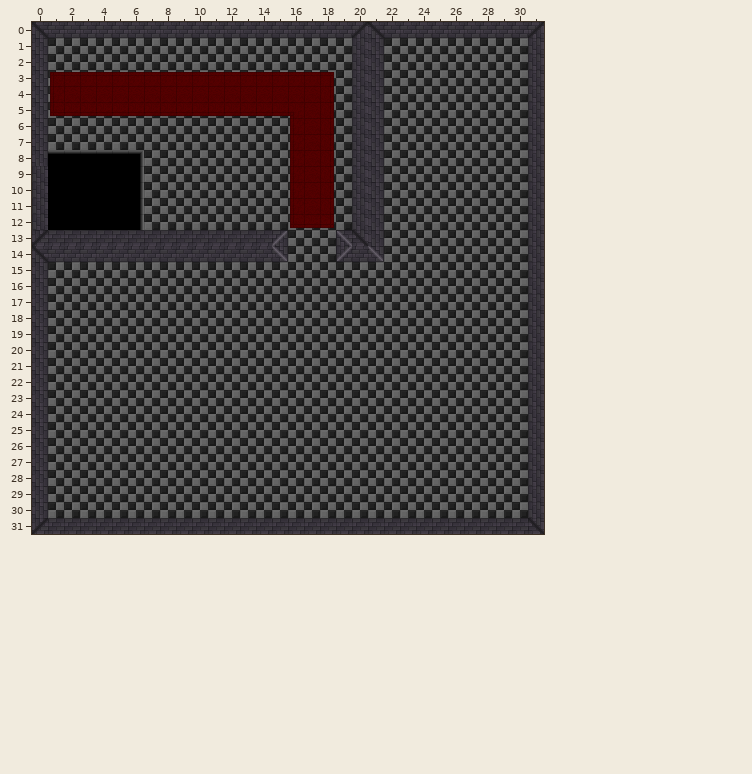
A Tiled map gets an edit: assets/maps/test2.tmx. Above, as it was before the edit.
Cells are 16x16 px. Shown: x 0..31, y 0..31.
The same view after the edit:
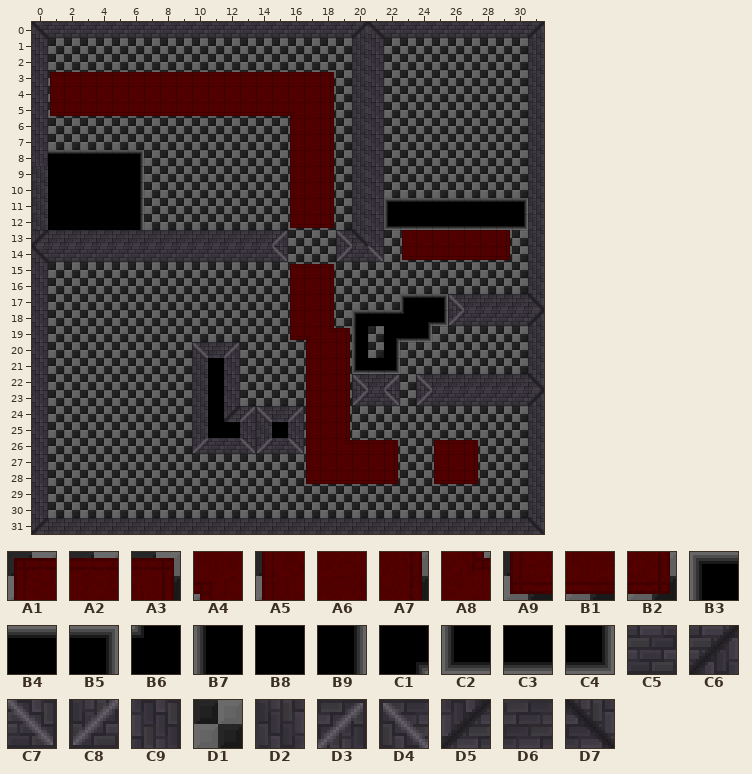
Key: from "Mansion Floor": A1 0, A2 1, A3 2, A4 4, A5 5, A6 6, A7 7, A8 8, A9 10, B1 11, B2 12; from "The Pits": B3 0, B4 1, B5 2, B6 3, B7 5, B8 6, B9 7, C1 9, C2 10, C3 11, C4 12; from "mansion-walls": C5 1, C6 2, C7 3, C8 4, C9 5, D1 6, D2 7, D3 8, D4 9, D5 10, D6 11, D7 12.
__ is an empty cell.
Tiles replaced or removed in this view: D1, D2.
Changes in this commit:
Changed rows in their new state; .. is an unchanged cell.
Layer "Tile Layer 1":
first column x 10:
11 .. .. .. .. .. .. .. .. .. .. .. .. B3 B4 B4 B4 B4 B4 B4 B4 B5 ..
12 .. .. .. .. .. .. .. .. .. .. .. .. C2 C3 C3 C3 C3 C3 C3 C3 C4 ..
13 .. .. .. .. .. .. .. .. .. .. .. .. .. A5 A6 A6 A6 A6 A6 A7 .. ..
14 .. .. .. .. .. .. .. .. .. .. .. .. .. A9 B1 B1 B1 B1 B1 B2 .. ..
15 .. .. .. .. .. .. A1 A2 A3 .. .. .. .. .. .. .. .. .. .. .. .. ..
16 .. .. .. .. .. .. A5 A6 A7 .. .. .. .. .. .. .. .. .. .. .. .. ..
17 .. .. .. .. .. .. A5 A6 A7 .. .. .. .. B3 B4 B5 D4 D6 D6 D6 D6 D7
18 .. .. .. .. .. .. A5 A6 A7 .. B3 B4 B4 B6 C1 C4 C8 C5 C5 C5 C5 C6
19 .. .. .. .. .. .. A9 A4 A8 A3 B7 .. C1 C3 C4 .. .. .. .. .. .. ..
20 D4 D6 D3 .. .. .. .. A5 A6 A7 B7 .. B9 .. .. .. .. .. .. .. .. ..
21 D2 B8 C9 .. .. .. .. A5 A6 A7 C2 C3 C4 .. .. .. .. .. .. .. .. ..
22 D2 B8 C9 .. .. .. .. A5 A6 A7 D4 D6 D3 .. D4 D6 D6 D6 D6 D6 D6 D7
23 D2 B8 C9 .. .. .. .. A5 A6 A7 C8 C5 C7 .. C8 C5 C5 C5 C5 C5 C5 C6
24 D2 B8 D5 D3 D4 D6 D3 A5 A6 A7 .. .. .. .. .. .. .. .. .. .. .. ..
25 D2 B8 B8 C9 D2 B8 C9 A5 A6 A7 .. .. .. .. .. .. .. .. .. .. .. ..
26 C8 C5 C5 C7 C8 C5 C7 A5 A6 A8 A2 A2 A3 .. .. A1 A2 A3 .. .. .. ..
27 .. .. .. .. .. .. .. A5 A6 A6 A6 A6 A7 .. .. A5 A6 A7 .. .. .. ..
28 .. .. .. .. .. .. .. A9 B1 B1 B1 B1 B2 .. .. A9 B1 B2 .. .. .. ..
